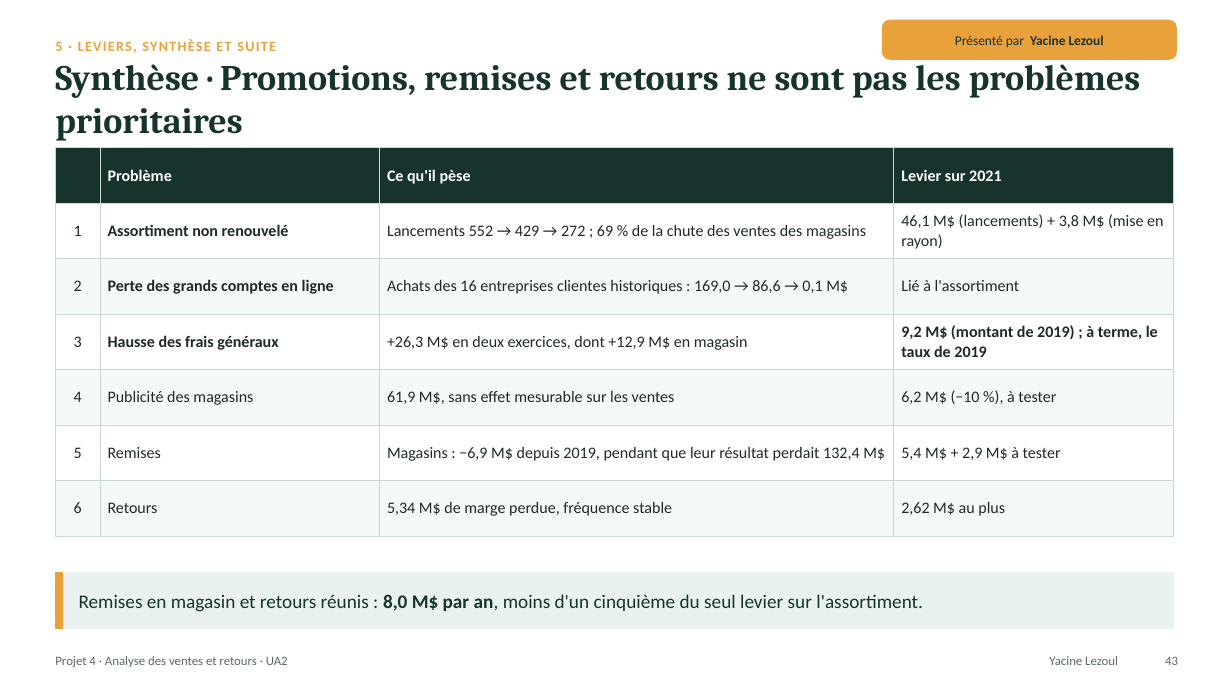
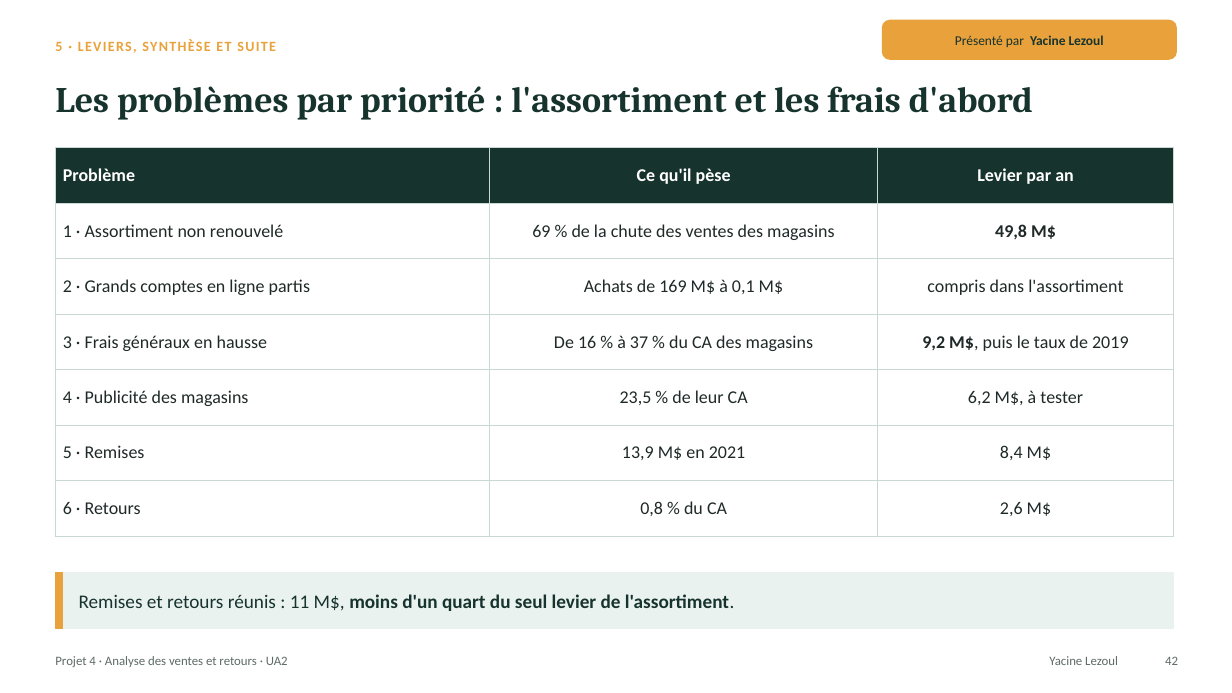
Before and after one commit to lezoul/projet4-contoso, a slide deck: slide 42 of reports/presentations/UA2_presentation_L3_L4.pptx (slide 43 before the commit). Drawn at 1232x693 pixels with LibreOffice and Linux fonts; fonts in the diff are those of the drawing. Boxes give left, top, right and bottom in pixels: in the first picture for what was removed or moved away, otherwise in the second. Text is boxed around its words. In the diff, an @@ line names an element or a change of style, - is before the commit and + after.

Commit message:
UA2 : présentation finale (réponses par question, charges en part du CA, leviers sans double compte, stock dormant bradé pour financer les nouveautés) et rapport L3+L4 corrigé

```diff
--- a/reports/presentations/UA2_presentation_L3_L4.pptx
+++ b/reports/presentations/UA2_presentation_L3_L4.pptx
@@ text at (55,86,1033,120): text changed @@
-Synthèse · Promotions, remises et retours ne sont pas les problèmes prioritaires
+Les problèmes par priorité : l'assortiment et les frais d'abord
@@ table at (55,148,1174,536) @@
-column 1:  | 1 | 2 | 3 | 4 | 5 | 6
-column 2: Problème | Assortiment non renouvelé | Perte des grands comptes en ligne | Hausse des frais généraux | Publicité des magasins | Remises | Retours
-column 3: Ce qu'il pèse | Lancements 552 → 429 → 272 ; 69 % de la chute des ventes des magasins | Achats des 16 entreprises clientes historiques : 169,0 → 86,6 → 0,1 M$ | +26,3 M$ en deux exercices, dont +12,9 M$ en magasin | 61,9 M$, sans effet mesurable sur les ventes | Magasins : −6,9 M$ depuis 2019, pendant que leur résultat perdait 132,4 M$ | 5,34 M$ de marge perdue, fréquence stable
-column 4: Levier sur 2021 | 46,1 M$ (lancements) + 3,8 M$ (mise en rayon) | Lié à l'assortiment | 9,2 M$ (montant de 2019) ; à terme, le taux de 2019 | 6,2 M$ (−10 %), à tester | 5,4 M$ + 2,9 M$ à tester | 2,62 M$ au plus
+column 1: Problème | 1 · Assortiment non renouvelé | 2 · Grands comptes en ligne partis | 3 · Frais généraux en hausse | 4 · Publicité des magasins | 5 · Remises | 6 · Retours
+column 2: Ce qu'il pèse | 69 % de la chute des ventes des magasins | Achats de 169 M$ à 0,1 M$ | De 16 % à 37 % du CA des magasins | 23,5 % de leur CA | 13,9 M$ en 2021 | 0,8 % du CA
+column 3: Levier par an | 49,8 M$ | compris dans l'assortiment | 9,2 M$, puis le taux de 2019 | 6,2 M$, à tester | 8,4 M$ | 2,6 M$
@@ text at (79,594,734,611): text changed; bold on @@
-Remises en magasin et retours réunis : 8,0 M$ par an, moins d'un cinquième du seul levier sur l'assortiment.
+Remises et retours réunis : 11 M$, moins d'un quart du seul levier de l'assortiment.
```
Also in this commit, not shown: 8 other slides changed, 2 slides removed, 1 other file.
